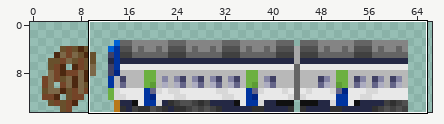
File history of a sprite sheet, docs/download_page/_static/CDC.png. The picture above shows the old version from afar; the outline marks the close-up.
Close-up. Before the commit:
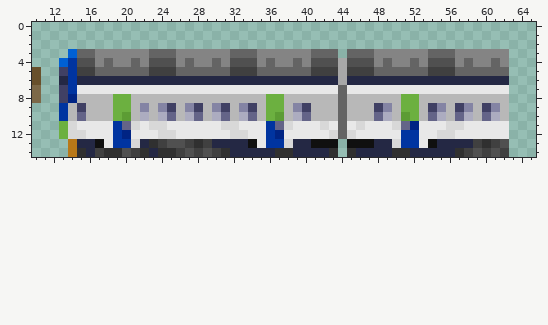
The file is 70x15 pixels. Shown: x 10..65, y 0..14. The wide view leaves out empty margins.
And afterwards:
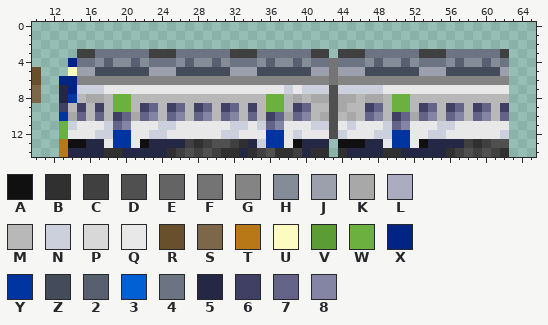
Palette (. is transparent): A #101010  B #303030  C #404040  D #505050  E #646464  F #747474  G #848484  H #848c98  J #9ca0ac  K #a8a8a8  L #acacc0  M #b8b8b8  N #ccd0dc  P #d8d8d8  Q #e8e8e8  R #68502c  S #7c6848  T #b87818  U #fcfcc0  V #5c9c34  W #6cb040  X #002484  Y #0034a0  Z #444c5c  2 #586070  3 #0060d4  4 #6c7484  5 #242844  6 #404064  7 #646488  8 #8484a4
Author's note on the commit: Change: Graphic of CDC Closes #434
From old to new:
Changed rows in their new state; - is an unchanged pixel.
first column x 13:
 3 -.CC444444CCC444444CCC444444CC.CCC444444CCC444444C
 4 .X44H2HH2H444H2HH2H444H2HH2H44F444H2HH2H444H2HH2H4
 5 .UJJZZZZZZJJJZZZZZZJJJZZZZZZJJFJJJZZZZZZJJJZZZZZZJ
 6 XXGGGGGGGGGGGGGGGGGGGGGGGGGGGGFGGGGGGGGGGGGGGGGGGG
 7 5XNNN--------------------N-NNNDNNNNN--------------
 8 5Y-KK---------------------K-KKDKK-KK-W-M----------
 9 6---6----67M-7M-7M-7M-----67--DK--67MW-M67M67M67M6
10 -K--7-67K78M-8M-8M-8M--67K78-KDMK-78M67K78M78M78M7
11 -N---N78Q-QNN-----QNN-N78Q--NNDQNQ--N78Q--NNQ-----
12 -QQ-NN-Y--NNQ-----NNQ---Y-N---DNQ--NNY-Q-NNQ-----N
13 TAA-5---QA5555---DDCB5N--QA-55.A--5-QY-QA5---CBCD-
14 T55-5--555-5-------B-BCD--C-BB.B5---B-5----BCDCDCB
